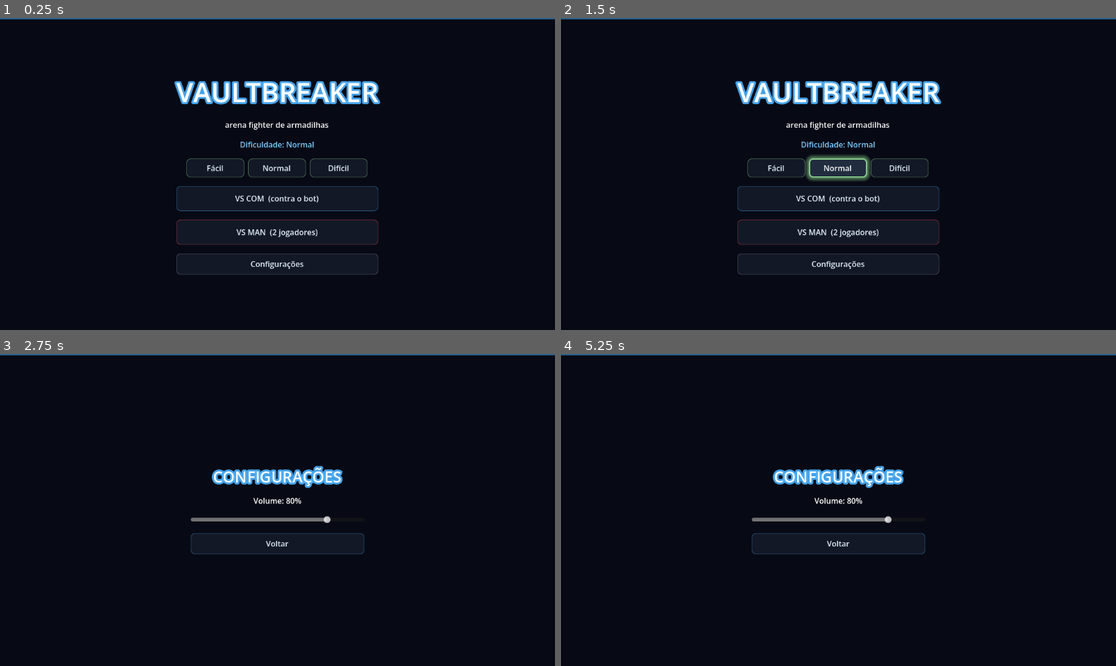
Above: before the commit, frames 1-4 (two rows, left to right).
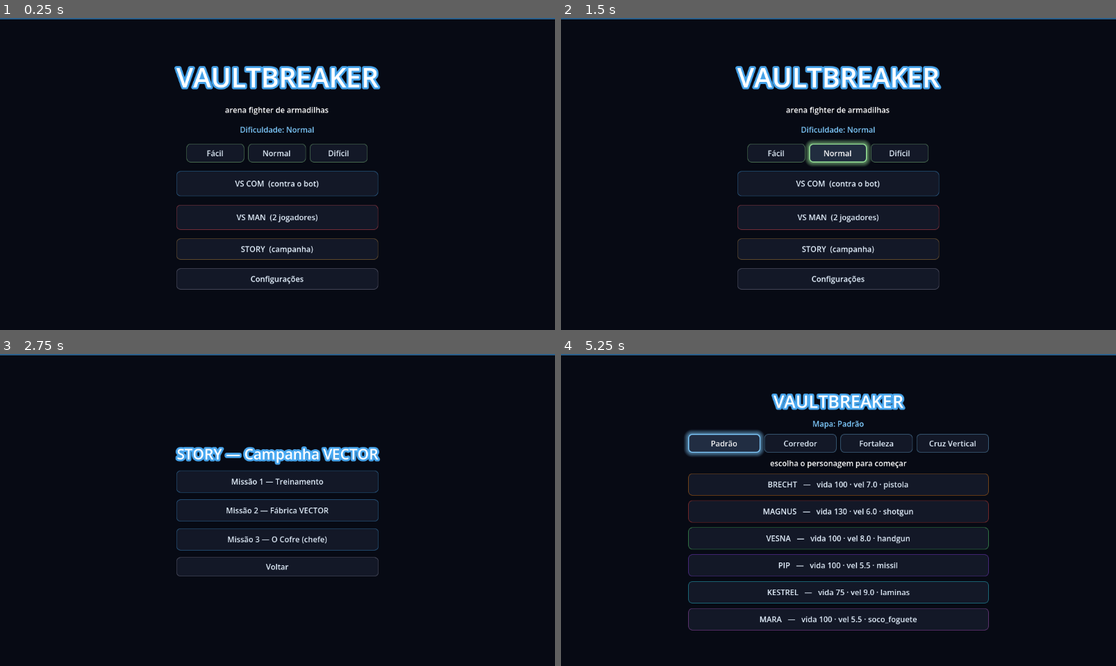
Above: after the commit, the same moments.

Repository: Philipe91/GamePh
Game: Godot game, scene res://scenes/ui/titulo.tscn
The game is run twice, just before and just after one commit, with the same random seed, the same clock (stepped at 60 frames per second) and the same inputs.
Inputs (mouse positions are in pixels of both pictures, inside the frame that each line leads up to):
- Up to frame 1 (0.25 s): no input
- Up to frame 2 (1.5 s): click "Normal" at 0.5 s; click "Normal" at 1.25 s
- Up to frame 3 (2.75 s): click "Configurações" (after the commit: "STORY (campanha)") at 2 s
- Up to frame 4 (5.25 s): click "Voltar" at 2.75 s; click "Configurações" (after the commit: "STORY (campanha)") at 3.5 s; click (838, 481) at 4.25 s, where only the run after the commit has a clickable "Missão 1 — Treinamento"; click (721, 444) at 5 s, where only the run after the commit has a clickable "Padrão"

The runs differ from the first frame. In frame 1, 7.0% of the frame differs, in the area x 31-69%, y 15-88%; in frame 2, 7.9%; in frame 3, 4.2%; in frame 4, 8.0%, in the area x 22-78%, y 12-89%.

Commit message:
Fase 7: esqueleto navegavel de Story Mode + botoes Story/Settings no titulo
- scenes/ui/story.{gd,tscn}: 3 missoes placeholder (mapa+dificuldade) -> selecao -> arena;
  estilo neon; --demo-story
- titulo: botoes STORY e Configuracoes; rotas --demo-settings/--demo-story
- GDD 12 atualizado (Story = esqueleto por ora)
- teste headless segue 122/122

Co-Authored-By: Claude Opus 4.8 (1M context) <noreply@anthropic.com>
Claude-Session: https://claude.ai/code/session_017sHpnVfEfAT8FgcHs6ZGHw

Diff:
--- /dev/null
+++ b/scenes/ui/story.gd
@@ -0,0 +1,77 @@
+extends Control
+## Story Mode — ESQUELETO navegável (GDD 15 Fase 7). Lista de missões placeholder; cada
+## uma escolhe mapa/dificuldade e leva pra seleção de personagem → arena. Campanha de
+## verdade (objetivos, chefe da VECTOR, missões de desarme) entra numa fase futura.
+
+const TITULO := "res://scenes/ui/titulo.tscn"
+const SELECAO := "res://scenes/ui/selecao.tscn"
+const UIEstilo := preload("res://scenes/ui/ui_estilo.gd")
+
+const MISSOES: Array = [
+	{"nome": "Missão 1 — Treinamento", "mapa": "padrao", "dif": "facil"},
+	{"nome": "Missão 2 — Fábrica VECTOR", "mapa": "corredor", "dif": "normal"},
+	{"nome": "Missão 3 — O Cofre (chefe)", "mapa": "fortaleza", "dif": "dificil"},
+]
+
+
+func _ready() -> void:
+	var args := OS.get_cmdline_user_args()
+	if "--demo-story" in args:
+		_montar_ui()
+		_capturar()
+		return
+	if not args.is_empty():
+		_voltar()
+		return
+	_montar_ui()
+
+
+func _montar_ui() -> void:
+	UIEstilo.fundo_neon(self)
+	var centro := CenterContainer.new()
+	centro.set_anchors_preset(Control.PRESET_FULL_RECT)
+	add_child(centro)
+	var caixa := VBoxContainer.new()
+	caixa.add_theme_constant_override("separation", 14)
+	centro.add_child(caixa)
+
+	var titulo := Label.new()
+	titulo.text = "STORY — Campanha VECTOR"
+	titulo.add_theme_font_size_override("font_size", 30)
+	titulo.horizontal_alignment = HORIZONTAL_ALIGNMENT_CENTER
+	UIEstilo.titulo_glow(titulo)
+	caixa.add_child(titulo)
+
+	for m in MISSOES:
+		var b := Button.new()
+		b.text = String(m["nome"])
+		b.custom_minimum_size = Vector2(420, 46)
+		UIEstilo.estilizar_botao(b)
+		b.pressed.connect(_missao.bind(String(m["mapa"]), String(m["dif"])))
+		caixa.add_child(b)
+
+	var voltar := Button.new()
+	voltar.text = "Voltar"
+	voltar.custom_minimum_size = Vector2(200, 40)
+	UIEstilo.estilizar_botao(voltar, Color(0.6, 0.6, 0.7))
+	voltar.pressed.connect(_voltar)
+	caixa.add_child(voltar)
+
+
+func _missao(mapa: String, dif: String) -> void:
+	GameManager.modo = "vs_com"
+	GameManager.mapa = "res://resources/mapas/%s.tres" % mapa
+	GameManager.dificuldade = dif
+	get_tree().change_scene_to_file.call_deferred(SELECAO)
+
+
+func _voltar() -> void:
+	get_tree().change_scene_to_file.call_deferred(TITULO)
+
+
+func _capturar() -> void:
+	await get_tree().process_frame
+	await get_tree().process_frame
+	await RenderingServer.frame_post_draw
+	get_viewport().get_texture().get_image().save_png("res://_captura_arena.png")
+	get_tree().quit()
--- /dev/null
+++ b/scenes/ui/story.tscn
@@ -0,0 +1,8 @@
+[gd_scene load_steps=2 format=3 uid="uid://bstory000vlt01"]
+
+[ext_resource type="Script" path="res://scenes/ui/story.gd" id="1"]
+
+[node name="story" type="Control"]
+anchor_right = 1.0
+anchor_bottom = 1.0
+script = ExtResource("1")
--- a/scenes/ui/titulo.gd
+++ b/scenes/ui/titulo.gd
@@ -17,6 +17,9 @@
 		return
 	if "--demo-settings" in args:
 		get_tree().change_scene_to_file.call_deferred("res://scenes/ui/settings.tscn")
+		return
+	if "--demo-story" in args:
+		get_tree().change_scene_to_file.call_deferred("res://scenes/ui/story.tscn")
 		return
 	if not args.is_empty():
 		_ir_pra_selecao()
@@ -88,6 +91,13 @@
 	vs_man.pressed.connect(_jogar.bind("vs_man"))
 	caixa.add_child(vs_man)
 
+	var story := Button.new()
+	story.text = "STORY  (campanha)"
+	story.custom_minimum_size = Vector2(320, 44)
+	UIEstilo.estilizar_botao(story, Color(0.8, 0.6, 0.3))
+	story.pressed.connect(func(): get_tree().change_scene_to_file.call_deferred("res://scenes/ui/story.tscn"))
+	caixa.add_child(story)
+
 	var settings := Button.new()
 	settings.text = "Configurações"
 	settings.custom_minimum_size = Vector2(320, 44)
Not shown, changed: GDD.md
